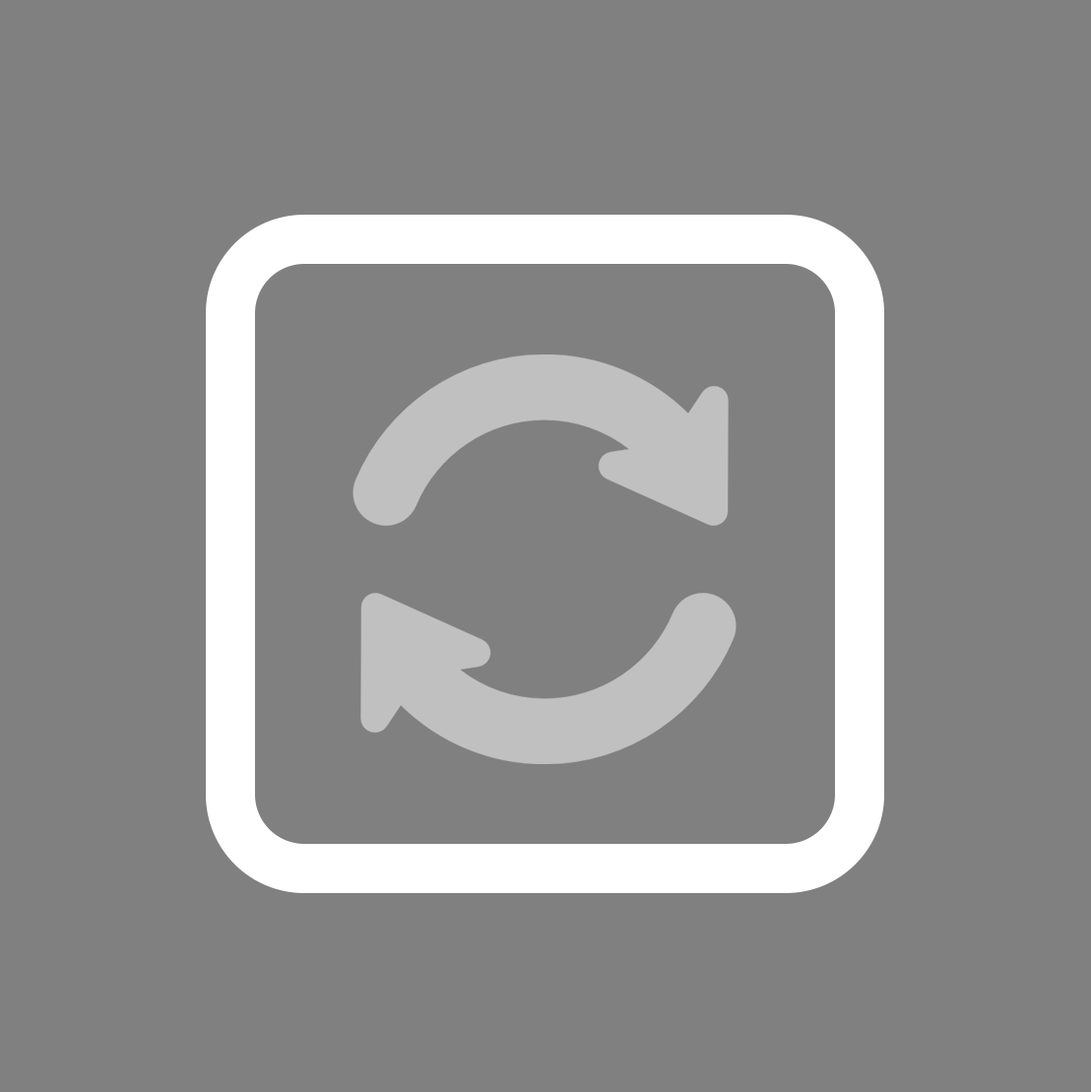
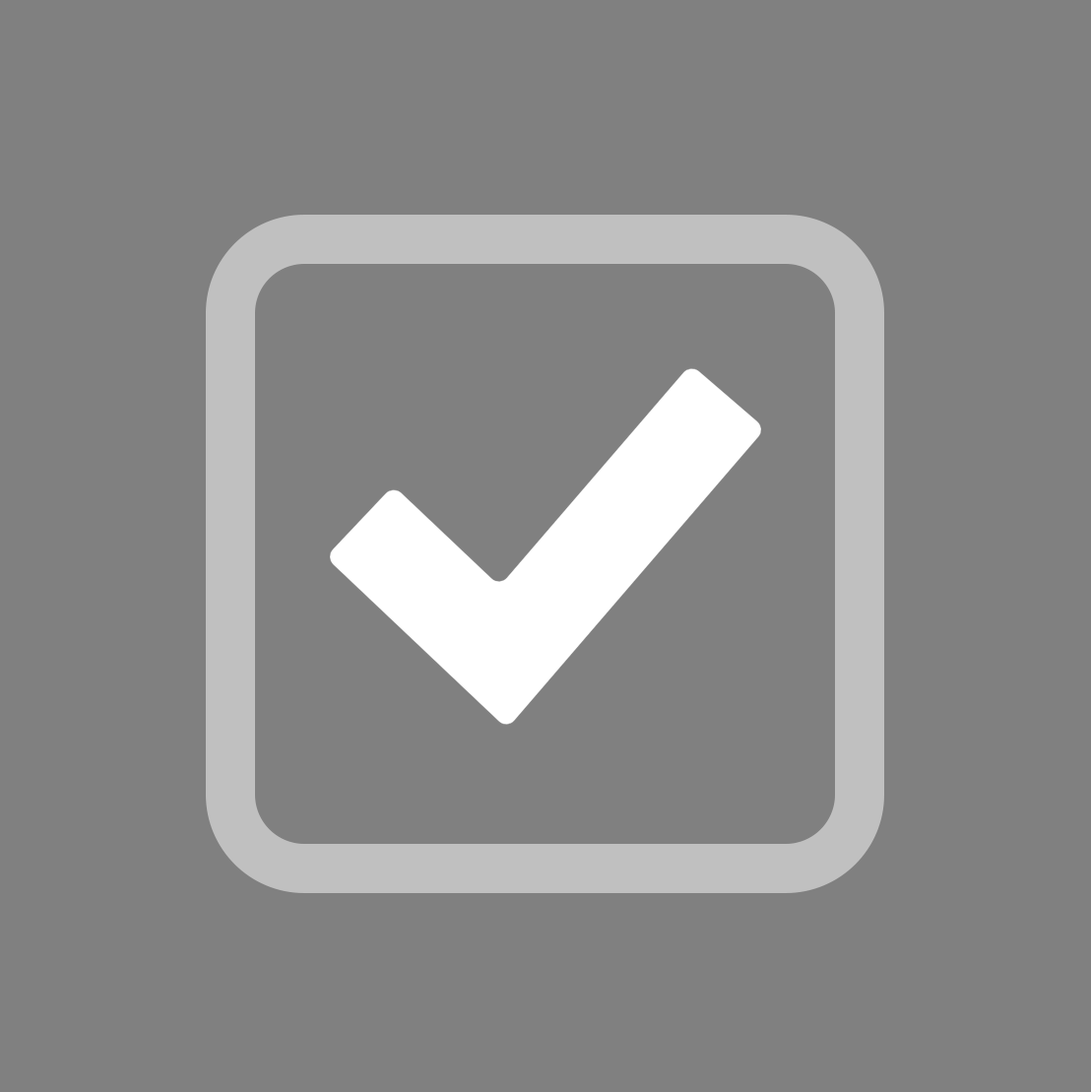
The second 1091px x 1092px image is a revision of the first. Changes to its layers:
hid group "update" (3 layers) over [205, 214, 885, 894]
added group "close" with 3 layers above "empty_square" over [205, 214, 885, 894]
added layer "Calque 7" in group "close" over [205, 214, 885, 894]
added layer "checking-mark(1)" in group "close" over [329, 368, 762, 725]
added layer "Rectangle 1" (6th of 9, in "close") (50%) in group "close" over [205, 214, 885, 894]
